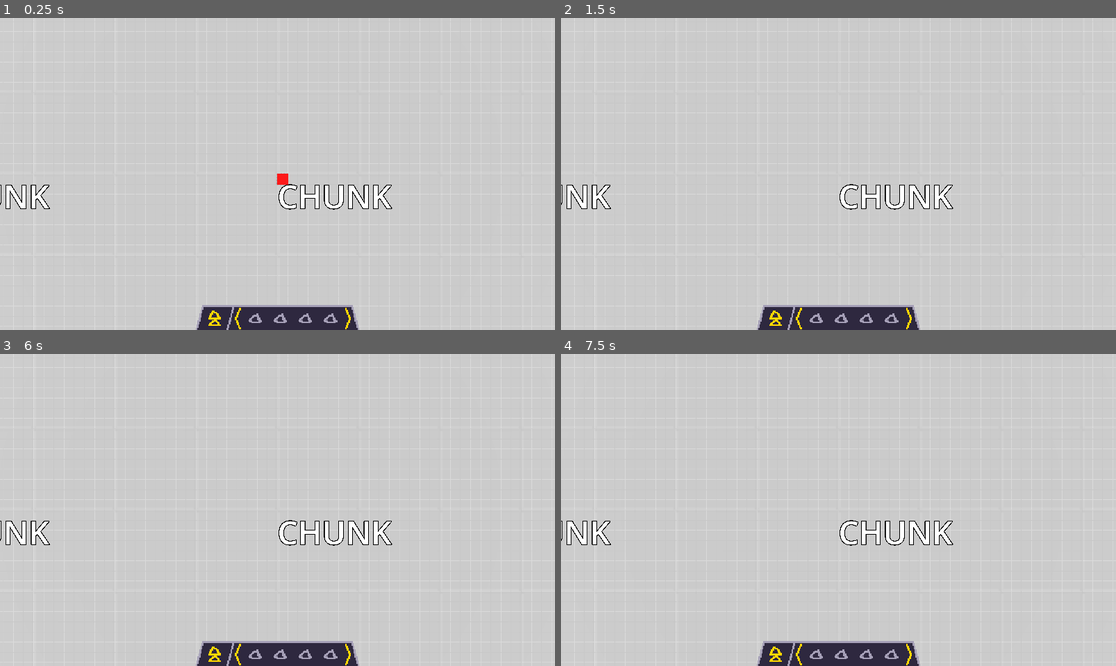
Above: before the commit, frames 1-4 (two rows, left to right).
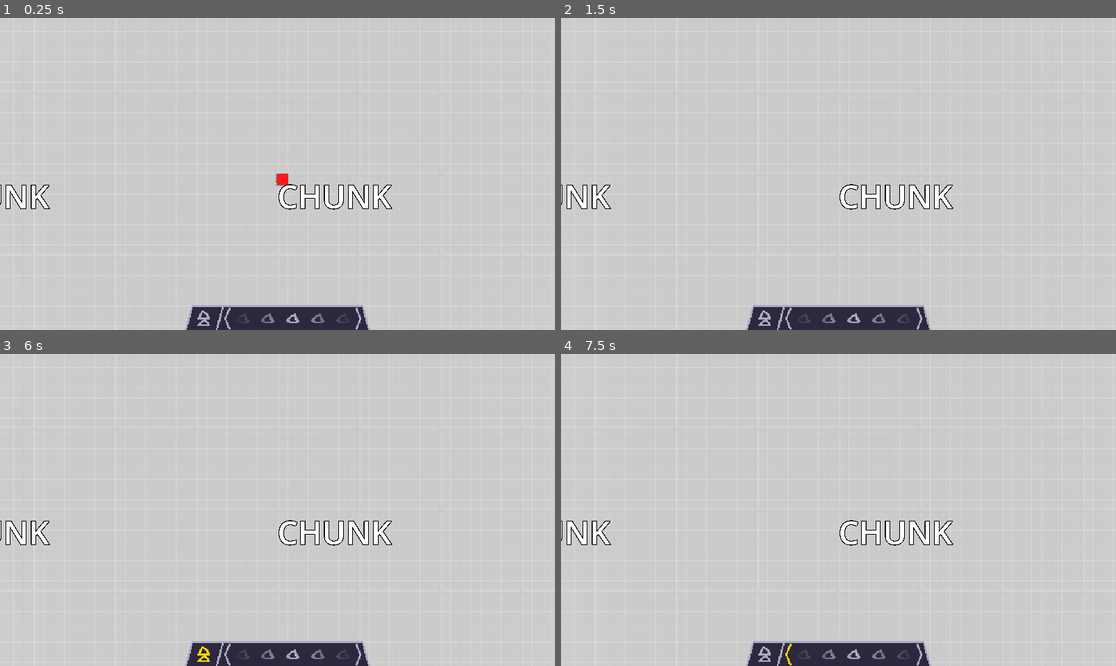
Above: after the commit, the same moments.

Repository: apia46/ThingDeliverer
Game: Godot game, scene res://scenes/game.tscn
Two runs of this game, one before a commit and one after it. Both use one fixed random seed, a clock stepped at 60 frames per second and the inputs below.
Inputs (mouse positions are in pixels of both pictures, inside the frame that each line leads up to; where the layout moved, square brackets give the same spot in the first picture):
- Up to frame 1 (0.25 s): no input
- Up to frame 2 (1.5 s): click (788, 317) [799, 317] at 0.5 s; click (805, 317) [816, 317] at 1.25 s
- Up to frame 3 (6 s): click (266, 653) [283, 653] at 2 s; click (294, 653) [305, 653] at 2.75 s; click (316, 653) [333, 653] at 3.5 s; click (360, 653) [349, 653] at 4.25 s; click (344, 653) at 5.02 s; click (205, 653) [216, 653] at 5.75 s
- Up to frame 4 (7.5 s): click (766, 653) [777, 653] at 6.5 s; click (788, 653) [799, 653] at 7.25 s

The runs differ from the first frame. In frame 1, 0.9% of the frame differs, in the area x 33-67%, y 50-100%; in frame 2, 0.8%; in frame 3, 0.8%; in frame 4, 0.8%.

Commit message:
cleanup and hotbar things and deleting placed entities

Diff:
--- a/scenes/ui.tscn
+++ b/scenes/ui.tscn
@@ -1,17 +1,18 @@
-[gd_scene load_steps=9 format=3 uid="uid://di6yfmmtdym8e"]
+[gd_scene load_steps=10 format=3 uid="uid://di6yfmmtdym8e"]
 
-[ext_resource type="Texture2D" uid="uid://uuygo8yxh7q6" path="res://resources/leftEnd.png" id="1_p7vwb"]
-[ext_resource type="Texture2D" uid="uid://bfok7seiqy0t8" path="res://resources/beltbutton.png" id="2_ktti3"]
-[ext_resource type="Texture2D" uid="uid://cxdqbjljsn3g4" path="res://resources/seperator.png" id="3_cgfq5"]
-[ext_resource type="Texture2D" uid="uid://b6j3jxyer1wv2" path="res://resources/leftbutton.png" id="4_7dvkv"]
-[ext_resource type="Texture2D" uid="uid://byvhjuk24w60g" path="res://resources/entitybutton.png" id="5_vdcm2"]
-[ext_resource type="Texture2D" uid="uid://dg4f6c0a8kt4o" path="res://resources/rightbutton.png" id="6_6rmj2"]
-[ext_resource type="Texture2D" uid="uid://bc43jg0bv7yv5" path="res://resources/rightEnd.png" id="7_vsj0x"]
+[ext_resource type="Texture2D" uid="uid://uuygo8yxh7q6" path="res://resources/ui/ends.png" id="1_p7vwb"]
+[ext_resource type="Texture2D" uid="uid://bfok7seiqy0t8" path="res://resources/ui/beltSelected.png" id="2_ktti3"]
+[ext_resource type="Texture2D" uid="uid://dbx607kpgbhhy" path="res://resources/ui/beltUnselected.png" id="2_p7vwb"]
+[ext_resource type="Texture2D" uid="uid://cxdqbjljsn3g4" path="res://resources/ui/seperator.png" id="3_cgfq5"]
+[ext_resource type="Texture2D" uid="uid://b6j3jxyer1wv2" path="res://resources/ui/arrowUnselected.png" id="4_7dvkv"]
+[ext_resource type="Texture2D" uid="uid://byvhjuk24w60g" path="res://resources/ui/entityButton.png" id="5_vdcm2"]
+[ext_resource type="Texture2D" uid="uid://d1mqf8up6h8t8" path="res://resources/ui/fadeIn.png" id="6_8dubc"]
+[ext_resource type="Texture2D" uid="uid://m5kttd0tkd6p" path="res://resources/ui/arrowSelected.png" id="6_ktti3"]
 
 [sub_resource type="StyleBoxFlat" id="StyleBoxFlat_qsv74"]
 bg_color = Color(0.180392, 0.156863, 0.247059, 1)
 border_width_top = 4
-border_color = Color(0.647059, 0.623529, 0.717647, 1)
+border_color = Color(0.666667, 0.67451, 0.768627, 1)
 
 [node name="ui" type="Control"]
 layout_mode = 3
@@ -52,7 +53,10 @@
 [node name="belt" type="TextureButton" parent="hotbar/hotbarPanel/hotbarInner"]
 custom_minimum_size = Vector2(48, 0)
 layout_mode = 2
-texture_normal = ExtResource("2_ktti3")
+texture_normal = ExtResource("2_p7vwb")
+texture_pressed = ExtResource("2_ktti3")
+texture_hover = ExtResource("2_ktti3")
+texture_disabled = ExtResource("2_ktti3")
 stretch_mode = 0
 
 [node name="splitter" type="TextureRect" parent="hotbar/hotbarPanel/hotbarInner"]
@@ -60,46 +64,68 @@
 layout_mode = 2
 texture = ExtResource("3_cgfq5")
 
-[node name="entities" type="HBoxContainer" parent="hotbar/hotbarPanel/hotbarInner"]
-layout_mode = 2
-
-[node name="left" type="TextureButton" parent="hotbar/hotbarPanel/hotbarInner/entities"]
+[node name="left" type="TextureButton" parent="hotbar/hotbarPanel/hotbarInner"]
 custom_minimum_size = Vector2(16, 0)
 layout_mode = 2
 texture_normal = ExtResource("4_7dvkv")
+texture_pressed = ExtResource("6_ktti3")
+texture_hover = ExtResource("6_ktti3")
 stretch_mode = 0
 
-[node name="entity" type="TextureButton" parent="hotbar/hotbarPanel/hotbarInner/entities"]
+[node name="entitiesContainer" type="Control" parent="hotbar/hotbarPanel/hotbarInner"]
+custom_minimum_size = Vector2(256, 0)
+layout_mode = 2
+
+[node name="entities" type="HBoxContainer" parent="hotbar/hotbarPanel/hotbarInner/entitiesContainer"]
+layout_mode = 2
+offset_bottom = 48.0
+
+[node name="entity" type="TextureButton" parent="hotbar/hotbarPanel/hotbarInner/entitiesContainer/entities"]
 custom_minimum_size = Vector2(48, 0)
 layout_mode = 2
 texture_normal = ExtResource("5_vdcm2")
 stretch_mode = 0
 
-[node name="entity2" type="TextureButton" parent="hotbar/hotbarPanel/hotbarInner/entities"]
+[node name="entity2" type="TextureButton" parent="hotbar/hotbarPanel/hotbarInner/entitiesContainer/entities"]
 custom_minimum_size = Vector2(48, 0)
 layout_mode = 2
 texture_normal = ExtResource("5_vdcm2")
 stretch_mode = 0
 
-[node name="entity3" type="TextureButton" parent="hotbar/hotbarPanel/hotbarInner/entities"]
+[node name="entity3" type="TextureButton" parent="hotbar/hotbarPanel/hotbarInner/entitiesContainer/entities"]
 custom_minimum_size = Vector2(48, 0)
 layout_mode = 2
 texture_normal = ExtResource("5_vdcm2")
 stretch_mode = 0
 
-[node name="entity4" type="TextureButton" parent="hotbar/hotbarPanel/hotbarInner/entities"]
+[node name="entity4" type="TextureButton" parent="hotbar/hotbarPanel/hotbarInner/entitiesContainer/entities"]
 custom_minimum_size = Vector2(48, 0)
 layout_mode = 2
 texture_normal = ExtResource("5_vdcm2")
 stretch_mode = 0
 
-[node name="right" type="TextureButton" parent="hotbar/hotbarPanel/hotbarInner/entities"]
+[node name="entity5" type="TextureButton" parent="hotbar/hotbarPanel/hotbarInner/entitiesContainer/entities"]
+custom_minimum_size = Vector2(48, 0)
+layout_mode = 2
+texture_normal = ExtResource("5_vdcm2")
+stretch_mode = 0
+
+[node name="TextureRect" type="TextureRect" parent="hotbar/hotbarPanel/hotbarInner/entitiesContainer"]
+layout_mode = 0
+offset_right = 40.0
+offset_bottom = 40.0
+texture = ExtResource("6_8dubc")
+
+[node name="right" type="TextureButton" parent="hotbar/hotbarPanel/hotbarInner"]
 custom_minimum_size = Vector2(16, 0)
 layout_mode = 2
-texture_normal = ExtResource("6_6rmj2")
+texture_normal = ExtResource("4_7dvkv")
+texture_pressed = ExtResource("6_ktti3")
 stretch_mode = 0
+flip_h = true
 
 [node name="rightEnd" type="TextureRect" parent="hotbar"]
 custom_minimum_size = Vector2(16, 0)
 layout_mode = 2
-texture = ExtResource("7_vsj0x")
+texture = ExtResource("1_p7vwb")
+flip_h = true
--- a/scripts/chunk.gd
+++ b/scripts/chunk.gd
@@ -11,9 +11,18 @@
 	position = Vector3(chunkPos.x * 32, 0, chunkPos.y * 32)
 	return self
 
-func newEntity(pos:Vector2i) -> void:
-	if pos in entities: return
-	var entity = CUBE.instantiate()
+func newEntity(pos:Vector2i) -> Variant:
+	var entity:Variant = entities.get(pos)
+	if entity: return entity
+	entity = CUBE.instantiate()
 	entities[pos] = entity
-	entity.position = U.fxz(Vector2(pos) + Vector2(0.5, 0.5))
+	entity.position = U.fxz(pos) + Vector3(0.5, 0.5, 0.5)
 	add_child(entity)
+	return entity
+
+func removeEntity(pos:Vector2i) -> Variant:
+	var entity:Variant = entities.get(pos)
+	if entities.erase(pos):
+		entity.queue_free()
+		return entity
+	return null
--- a/scripts/game.gd
+++ b/scripts/game.gd
@@ -21,16 +21,18 @@
 
 	FLOOR_MATERIAL.set_shader_parameter("interpolation", clamp($"camera".position.y * 0.05 - 0.75, 0, 1))
 
-	cursorPosition = floor(U.xz($"camera".position) + (get_viewport().get_mouse_position() / SCREEN_SIZE - Vector2(0.5, 0.5)) * effectiveScreenSize)
-	$"cursor".position = U.fxz(Vector2(cursorPosition) + Vector2(0.5, 0.5))
+	cursorPosition = floor(U.xz($"camera".position) + (get_viewport().get_mouse_position() / SCREEN_SIZE - U.v2(0.5)) * effectiveScreenSize)
+	$"cursor".position = U.fxz(cursorPosition) + U.v3(0.5)
 
 func _input(event: InputEvent) -> void:
 	if event is InputEventMouseMotion:
 		if Input.is_mouse_button_pressed(MOUSE_BUTTON_MIDDLE):
 			$"camera".position -= U.fxz(event.relative) * intendedCameraHeight * 0.00237
 			updateCamera()
-		if Input.is_mouse_button_pressed(MOUSE_BUTTON_LEFT):
+		elif Input.is_mouse_button_pressed(MOUSE_BUTTON_LEFT):
 			placeTile()
+		elif Input.is_mouse_button_pressed(MOUSE_BUTTON_RIGHT):
+			deleteTile()
 	elif event is InputEventMouseButton:
 		if event.is_pressed():
 			match event.button_index:
@@ -45,6 +47,8 @@
 						updateCamera()
 				MOUSE_BUTTON_LEFT:
 					placeTile()
+				MOUSE_BUTTON_RIGHT:
+					deleteTile()
 
 func updateCamera() -> void:
 	var intendedEffectiveScreenSize:Vector2 = Vector2(upperCameraHeight * 2.728273735, upperCameraHeight * 1.534653976)
@@ -61,3 +65,6 @@
 
 func placeTile() -> void:
 	$"scene".getChunk(floor(Vector2(cursorPosition) / Scene.CHUNK_SIZE)).newEntity(U.v2iposmod(cursorPosition, Scene.CHUNK_SIZE))
+
+func deleteTile() -> void:
+	$"scene".getChunk(floor(Vector2(cursorPosition) / Scene.CHUNK_SIZE)).removeEntity(U.v2iposmod(cursorPosition, Scene.CHUNK_SIZE))
--- a/scripts/utilities.gd
+++ b/scripts/utilities.gd
@@ -8,3 +8,7 @@
 static func rectCorners(start:Vector2i, end:Vector2i) -> Rect2i: return Rect2i(start, end - start)
 
 static func v2iposmod(vector:Vector2i,by) -> Vector2i: return (vector % by + (by if by is Vector2i else Vector2i(by, by))) % by
+
+static func v2(value:float) -> Vector2: return Vector2(value, value)
+
+static func v3(value:float) -> Vector3: return Vector3(value, value, value)
Binary file removed: resources/entitybutton.png
Binary file removed: resources/leftEnd.png
Binary file removed: resources/rightEnd.png
Binary file removed: resources/rightbutton.png
Binary file removed: resources/seperator.png
Renamed: resources/leftbutton.png -> resources/ui/arrowSelected.png
Not shown, changed: resources/ui/arrowSelected.png.import
Binary file added: resources/ui/arrowUnselected.png
Not shown, added: resources/ui/arrowUnselected.png.import
Renamed: resources/beltbutton.png -> resources/ui/beltSelected.png
Not shown, changed: resources/ui/beltSelected.png.import
Binary file added: resources/ui/beltUnselected.png
(and 9 more such lines)
